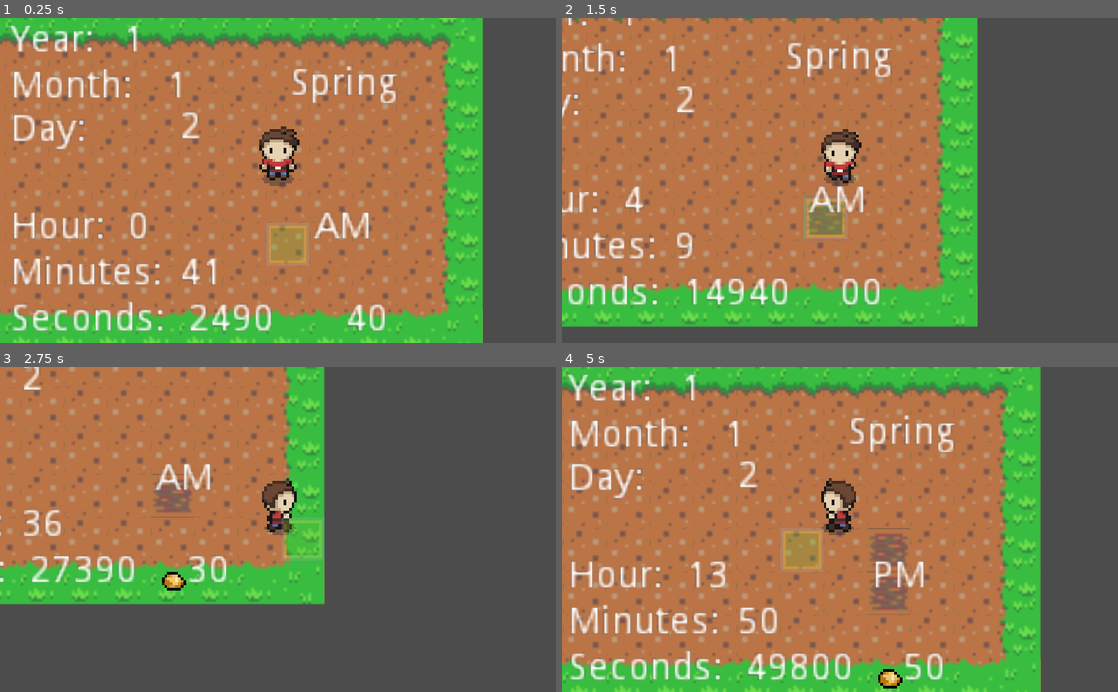
Above: before the commit, frames 1-4 (two rows, left to right).
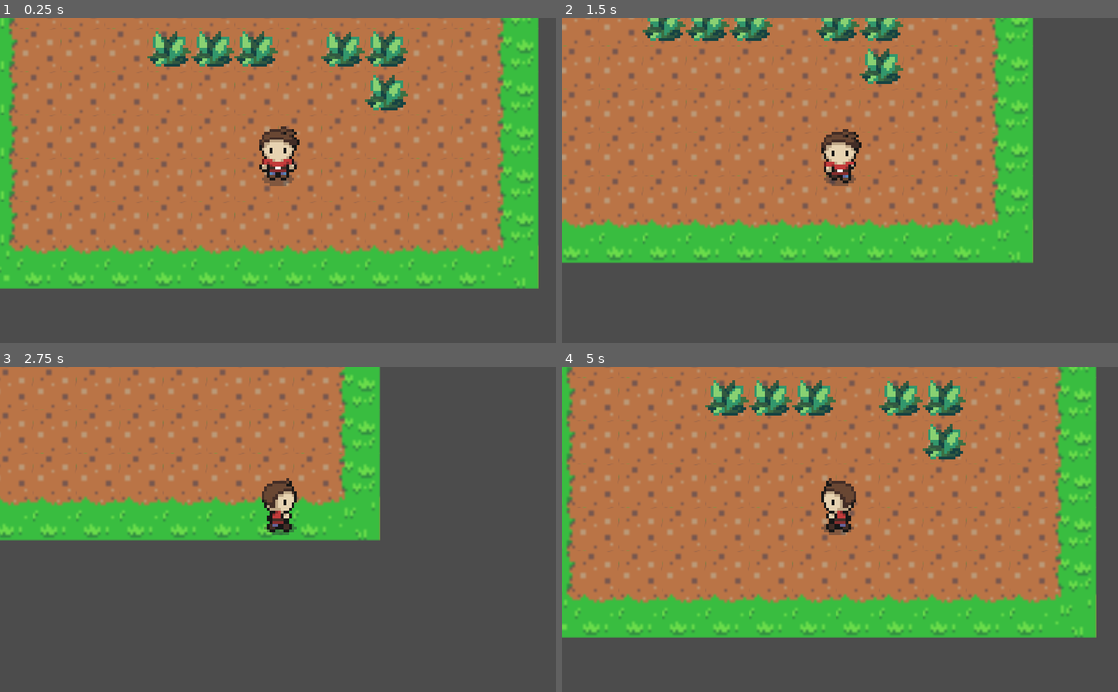
Above: after the commit, the same moments.

Repository: PeterCui1991/FarmTutorial
Game: Godot game, scene res://TileMap/Farm.tscn
Same seed, same stepped clock (60 frames per second), same inputs: the game is played once before the commit and once after it.
Inputs:
- Up to frame 1 (0.25 s): no input
- Up to frame 2 (1.5 s): hold Right (ui_right) 0.53-1.28 s; tap Z (Action) at 0.6 s; hold Down (ui_down) from 1.28 s (still down); tap C (Hoe) at 1.35 s
- Up to frame 3 (2.75 s): release Down (ui_down) at 2.03 s; hold Right (ui_right) from 2.03 s (still down); hold Space (Plant) from 2.03 s (still down)
- Up to frame 4 (5 s): release Right (ui_right) at 2.78 s; release Space (Plant) at 2.78 s; hold Up (ui_up) 2.78-3.53 s; tap X (Water) at 2.85 s; hold Left (ui_left) from 3.53 s (still down); tap Z (Action) at 3.6 s; tap C (Hoe) at 4.35 s

The runs differ from the first frame. In frame 1, 58% of the frame differs, in the area x 0-97%, y 0-100%; in frame 2, 46%; in frame 3, 30%; in frame 4, 58%.
Error after the commit: Invalid type in function 'get_cellv' in base 'TileMap (Farm.gd)'. Cannot convert argument 1 from Nil to Vector2. (res://TileMap/Farm.gd:40)

Commit message:
First Destroyable Item

Diff:
--- /dev/null
+++ b/FarmTutorial/Items/GroundItems/Weed.gd
@@ -0,0 +1,18 @@
+extends StaticBody2D
+
+# this helps determine that we only destroy weed once
+var destroyed = false
+onready var anim = $Anim
+
+func _ready():
+	anim.play("Idle")
+
+func _on_Hurtbox_area_entered(area):
+	if not destroyed:
+		destroyed = true
+		anim.play("Die")
+
+
+func _on_Anim_animation_finished(anim_name):
+	if anim_name == "Die":
+		queue_free()
--- /dev/null
+++ b/FarmTutorial/Items/GroundItems/Weed.tscn
@@ -0,0 +1,143 @@
+[gd_scene load_steps=8 format=2]
+
+[ext_resource path="res://Assets/Objects/Weed/grass.png" type="Texture" id=1]
+[ext_resource path="res://Assets/Objects/Weed/grass_chop.png" type="Texture" id=2]
+[ext_resource path="res://Items/GroundItems/Weed.gd" type="Script" id=3]
+
+[sub_resource type="RectangleShape2D" id=1]
+extents = Vector2( 8, 8 )
+
+[sub_resource type="Animation" id=2]
+resource_name = "Die"
+length = 0.3
+step = 0.05
+tracks/0/type = "value"
+tracks/0/path = NodePath("Sprite:texture")
+tracks/0/interp = 1
+tracks/0/loop_wrap = true
+tracks/0/imported = false
+tracks/0/enabled = true
+tracks/0/keys = {
+"times": PoolRealArray( 0 ),
+"transitions": PoolRealArray( 1 ),
+"update": 1,
+"values": [ ExtResource( 2 ) ]
+}
+tracks/1/type = "value"
+tracks/1/path = NodePath("Sprite:vframes")
+tracks/1/interp = 1
+tracks/1/loop_wrap = true
+tracks/1/imported = false
+tracks/1/enabled = true
+tracks/1/keys = {
+"times": PoolRealArray( 0 ),
+"transitions": PoolRealArray( 1 ),
+"update": 1,
+"values": [ 1 ]
+}
+tracks/2/type = "value"
+tracks/2/path = NodePath("Sprite:hframes")
+tracks/2/interp = 1
+tracks/2/loop_wrap = true
+tracks/2/imported = false
+tracks/2/enabled = true
+tracks/2/keys = {
+"times": PoolRealArray( 0 ),
+"transitions": PoolRealArray( 1 ),
+"update": 1,
+"values": [ 6 ]
+}
+tracks/3/type = "value"
+tracks/3/path = NodePath("Sprite:frame")
+tracks/3/interp = 1
+tracks/3/loop_wrap = true
+tracks/3/imported = false
+tracks/3/enabled = true
+tracks/3/keys = {
+"times": PoolRealArray( 0, 0.05, 0.1, 0.15, 0.2, 0.25 ),
+"transitions": PoolRealArray( 1, 1, 1, 1, 1, 1 ),
+"update": 1,
+"values": [ 0, 1, 2, 3, 4, 5 ]
+}
+
+[sub_resource type="Animation" id=3]
+resource_name = "Idle"
+tracks/0/type = "value"
+tracks/0/path = NodePath("Sprite:texture")
+tracks/0/interp = 1
+tracks/0/loop_wrap = true
+tracks/0/imported = false
+tracks/0/enabled = true
+tracks/0/keys = {
+"times": PoolRealArray( 0 ),
+"transitions": PoolRealArray( 1 ),
+"update": 1,
+"values": [ ExtResource( 1 ) ]
+}
+tracks/1/type = "value"
+tracks/1/path = NodePath("Sprite:vframes")
+tracks/1/interp = 1
+tracks/1/loop_wrap = true
+tracks/1/imported = false
+tracks/1/enabled = true
+tracks/1/keys = {
+"times": PoolRealArray( 0 ),
+"transitions": PoolRealArray( 1 ),
+"update": 1,
+"values": [ 1 ]
+}
+tracks/2/type = "value"
+tracks/2/path = NodePath("Sprite:hframes")
+tracks/2/interp = 1
+tracks/2/loop_wrap = true
+tracks/2/imported = false
+tracks/2/enabled = true
+tracks/2/keys = {
+"times": PoolRealArray( 0 ),
+"transitions": PoolRealArray( 1 ),
+"update": 1,
+"values": [ 4 ]
+}
+tracks/3/type = "value"
+tracks/3/path = NodePath("Sprite:frame")
+tracks/3/interp = 1
+tracks/3/loop_wrap = true
+tracks/3/imported = false
+tracks/3/enabled = true
+tracks/3/keys = {
+"times": PoolRealArray( 0 ),
+"transitions": PoolRealArray( 1 ),
+"update": 1,
+"values": [ 1 ]
+}
+
+[sub_resource type="RectangleShape2D" id=4]
+extents = Vector2( 8, 8 )
+
+[node name="Weed" type="StaticBody2D"]
+collision_layer = 2147483656
+script = ExtResource( 3 )
+
+[node name="Sprite" type="Sprite" parent="."]
+position = Vector2( 8, 8 )
+texture = ExtResource( 1 )
+hframes = 4
+frame = 1
+
+[node name="Shape" type="CollisionShape2D" parent="."]
+position = Vector2( 8, 8 )
+shape = SubResource( 1 )
+
+[node name="Anim" type="AnimationPlayer" parent="."]
+anims/Die = SubResource( 2 )
+anims/Idle = SubResource( 3 )
+
+[node name="Hurtbox" type="Area2D" parent="."]
+position = Vector2( 8, 8 )
+collision_layer = 4
+collision_mask = 2147483650
+
+[node name="Shape" type="CollisionShape2D" parent="Hurtbox"]
+shape = SubResource( 4 )
+[connection signal="animation_finished" from="Anim" to="." method="_on_Anim_animation_finished"]
+[connection signal="area_entered" from="Hurtbox" to="." method="_on_Hurtbox_area_entered"]
--- a/FarmTutorial/Player/Player.tscn
+++ b/FarmTutorial/Player/Player.tscn
@@ -981,10 +981,7 @@
 
 [node name="Sprite" type="Sprite" parent="."]
 position = Vector2( 0, -10 )
-texture = ExtResource( 8 )
-vframes = 4
-hframes = 4
-frame = 4
+texture = ExtResource( 3 )
 
 [node name="CollisionShape2D" type="CollisionShape2D" parent="."]
 position = Vector2( 0, -1.40584 )
@@ -1005,7 +1002,7 @@
 "anims/Walk Up" = SubResource( 13 )
 
 [node name="HitBox" type="Area2D" parent="."]
-position = Vector2( 0, -15 )
+position = Vector2( 0, 1 )
 monitorable = false
 collision_layer = 2147483650
 collision_mask = 4
--- a/FarmTutorial/TileMap/Farm.tscn
+++ b/FarmTutorial/TileMap/Farm.tscn
@@ -1,10 +1,11 @@
-[gd_scene load_steps=7 format=2]
+[gd_scene load_steps=8 format=2]
 
 [ext_resource path="res://Assets/Tileset/tileset_v1.0.png" type="Texture" id=1]
 [ext_resource path="res://TileMap/Farm.gd" type="Script" id=2]
 [ext_resource path="res://Player/Player.tscn" type="PackedScene" id=3]
 [ext_resource path="res://Helper/GridHelper.tscn" type="PackedScene" id=4]
 [ext_resource path="res://Testing/testing.tscn" type="PackedScene" id=5]
+[ext_resource path="res://Items/GroundItems/Weed.tscn" type="PackedScene" id=6]
 
 [sub_resource type="TileSet" id=1]
 0/name = "grass_corners"
@@ -78,18 +79,39 @@
 tile_data = PoolIntArray( 0, 0, 0, 1, 0, 1, 2, 0, 1, 3, 0, 1, 4, 0, 1, 5, 0, 1, 6, 0, 1, 7, 0, 1, 8, 0, 1, 9, 0, 1, 10, …(1401 unchanged characters)…
 script = ExtResource( 2 )
 
-[node name="Player" parent="." instance=ExtResource( 3 )]
-position = Vector2( 132.435, 64.3896 )
-
-[node name="Camera2D" type="Camera2D" parent="Player"]
-current = true
-zoom = Vector2( 0.2, 0.2 )
-
 [node name="GridHelper" parent="." instance=ExtResource( 4 )]
 modulate = Color( 1, 1, 1, 0.254902 )
 
 [node name="Control" parent="." instance=ExtResource( 5 )]
+visible = false
 margin_left = -265.317
 margin_top = -89.6507
 margin_right = -265.317
 margin_bottom = -89.6507
+
+[node name="YSort" type="YSort" parent="."]
+
+[node name="Player" parent="YSort" instance=ExtResource( 3 )]
+position = Vector2( 112, 88 )
+
+[node name="Camera2D" type="Camera2D" parent="YSort/Player"]
+current = true
+zoom = Vector2( 0.2, 0.2 )
+
+[node name="Weed" parent="YSort" instance=ExtResource( 6 )]
+position = Vector2( 64, 32 )
+
+[node name="Weed2" parent="YSort" instance=ExtResource( 6 )]
+position = Vector2( 80, 32 )
+
+[node name="Weed3" parent="YSort" instance=ExtResource( 6 )]
+position = Vector2( 96, 32 )
+
+[node name="Weed4" parent="YSort" instance=ExtResource( 6 )]
+position = Vector2( 128, 32 )
+
+[node name="Weed5" parent="YSort" instance=ExtResource( 6 )]
+position = Vector2( 144, 32 )
+
+[node name="Weed6" parent="YSort" instance=ExtResource( 6 )]
+position = Vector2( 144, 48 )
--- a/FarmTutorial/project.godot
+++ b/FarmTutorial/project.godot
@@ -82,6 +82,7 @@
 2d_physics/layer_1="Character"
 2d_physics/layer_2="HitBox"
 2d_physics/layer_3="HurtBox"
+2d_physics/layer_4="Object"
 
 [rendering]
 
